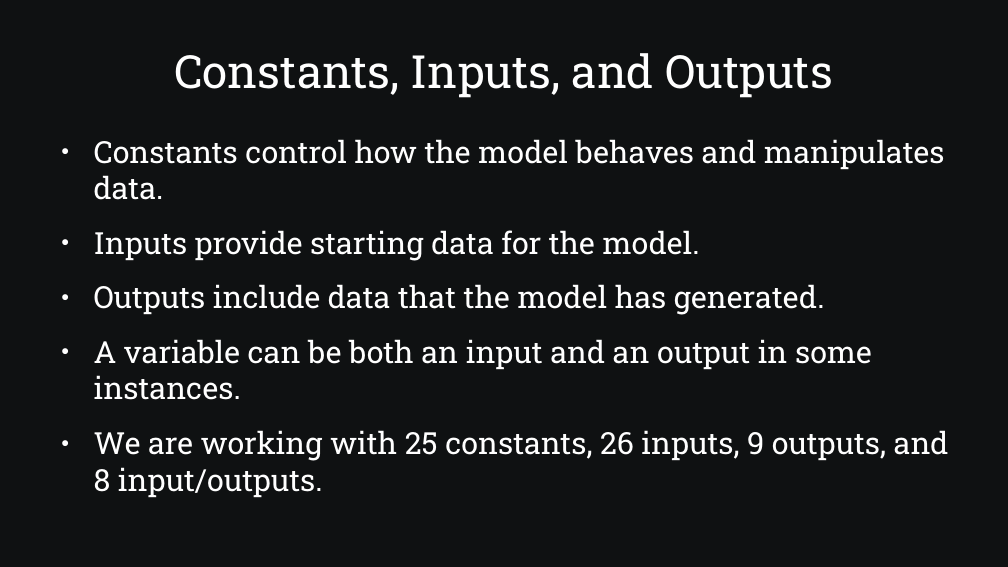
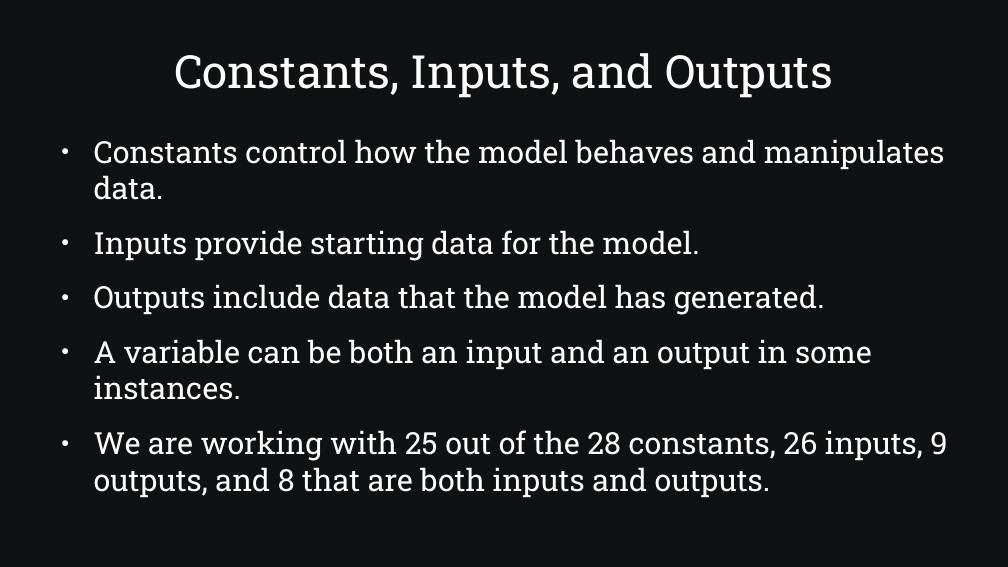
Before and after one commit to SamAllen06/lake_temp_work, a slide deck: slide 5 of documentation/for_collaborators/TestingSoftwareOverview.odp. Drawn at 1008x567 pixels with LibreOffice and Linux fonts; fonts in the diff are those of the drawing. Boxes give left, top, right and bottom in pixels: in the first picture for what was removed or moved away, otherwise in the second. Text is boxed around its words. In the diff, an @@ line names an element or a change of style, - is before the commit and + after.

```diff
--- a/documentation/for_collaborators/TestingSoftwareOverview.odp
+++ b/documentation/for_collaborators/TestingSoftwareOverview.odp
@@ text at (94, 430, 947, 498): text changed @@
-● We are working with 25 constants, 26 inputs, 9 outputs, and 8 input/outputs.
+● We are working with 25 out of the 28 constants, 26 inputs, 9 outputs, and 8 that are both inputs and outputs.
```
Also in this commit, not shown: 6 other slides changed, 2 other files.
